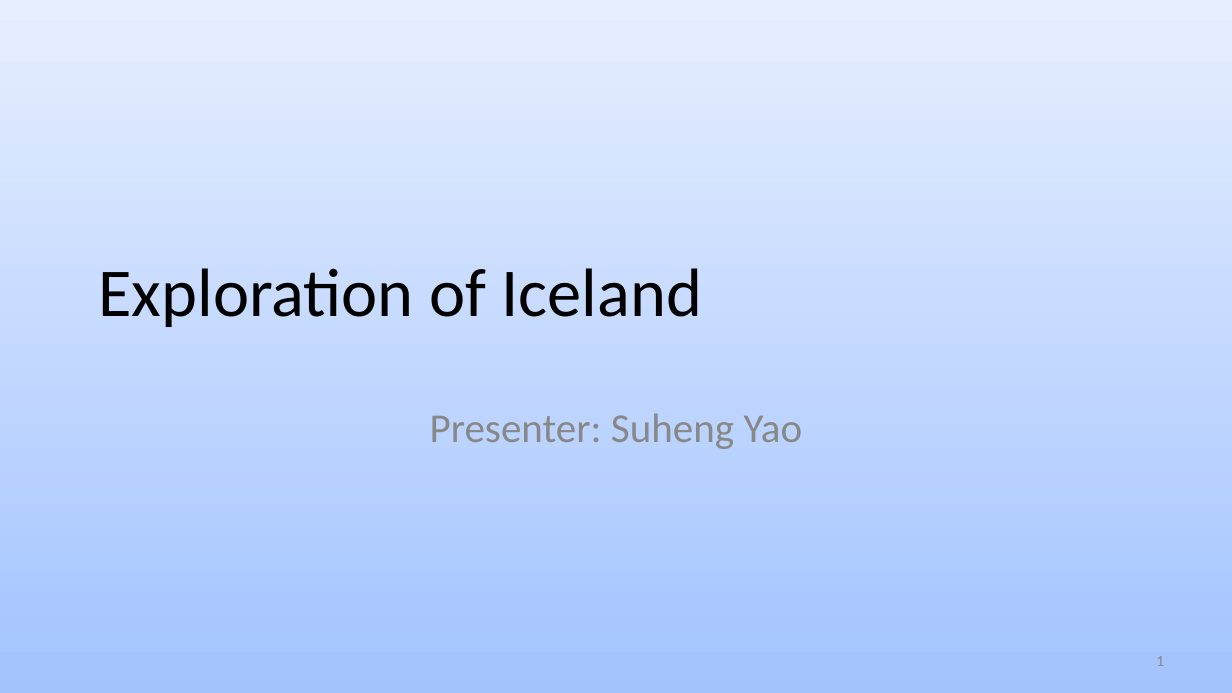
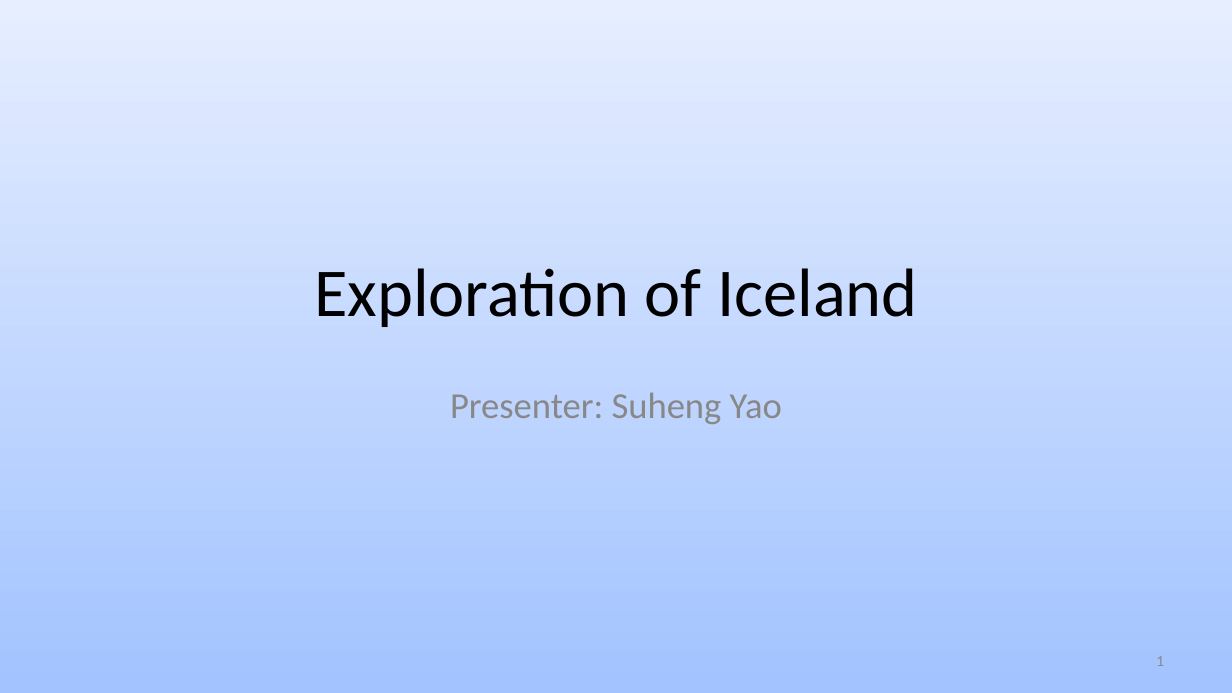
Before and after one commit to msspprojects/615finalproject, a slide deck: slide 1 of 615final2.pptx. Drawn at 1232x693 pixels with LibreOffice and Linux fonts; fonts in the diff are those of the drawing. Boxes give left, top, right and bottom in pixels: in the first picture for what was removed or moved away, otherwise in the second. Text is boxed around its words. In the diff, an @@ line names an element or a change of style, - is before the commit and + after.

```diff
--- a/615final2.pptx
+++ b/615final2.pptx
@@ title "Exploration of Iceland" at [314,268,917,327]: alignment left to centre @@
@@ subtitle "Presenter: Suheng Yao": place and size @@
-subtitle "Presenter: Suheng Yao" at [430,413,803,449]
+subtitle "Presenter: Suheng Yao" at [450,392,782,424]
@@ subtitle "Presenter: Suheng Yao" at [450,392,782,424]: size 24 to 21.4 pt; line spacing 1 to 0.8 @@
```
Also in this commit, not shown: 2 other slides changed.
